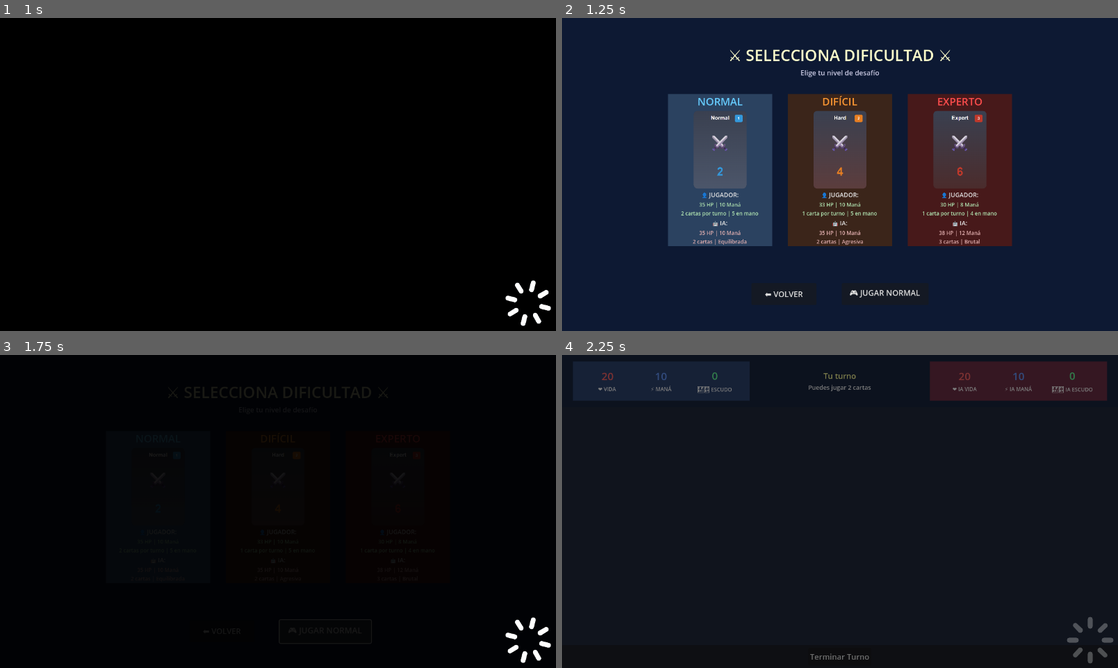
Above: before the commit, frames 1-4 (two rows, left to right).
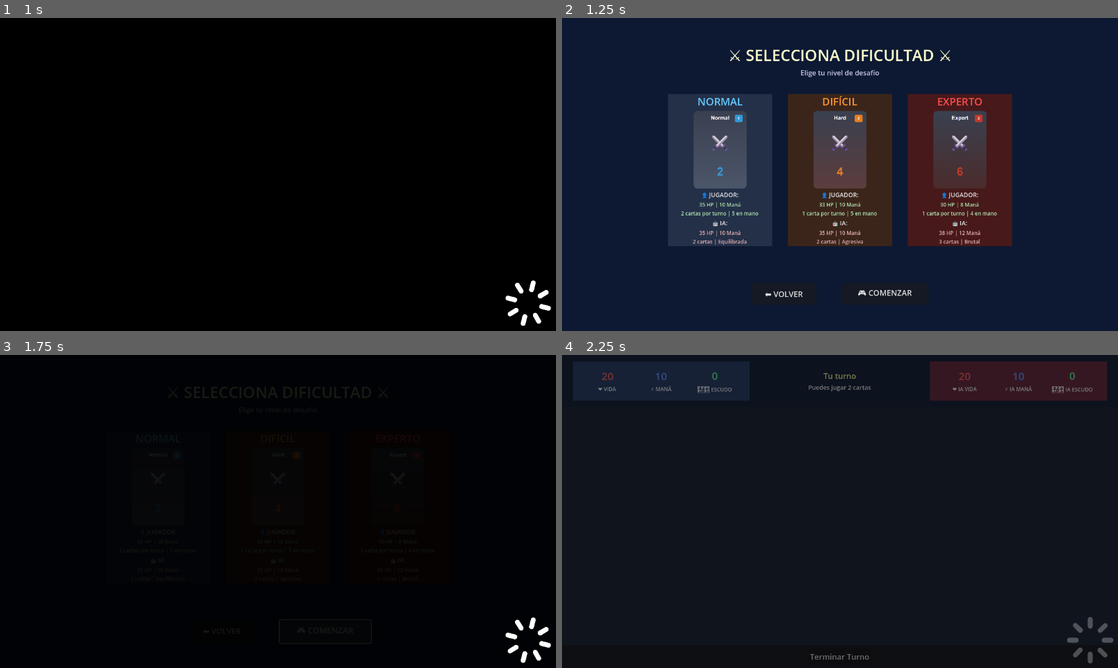
Above: after the commit, the same moments.

Repository: lextrack/Cards
Game: Godot game, scene res://scenes/MainMenu.tscn
The game is run twice, just before and just after one commit, with the same random seed, the same clock (stepped at 60 frames per second) and the same inputs.
Inputs (mouse positions are in pixels of both pictures, inside the frame that each line leads up to):
- Up to frame 1 (1 s): click "COMENZAR PARTIDA" at 0.5 s
- Up to frame 2 (1.25 s): no input
- Up to frame 3 (1.75 s): click "🎮 JUGAR NORMAL" (after the commit: "🎮 COMENZAR") at 1.25 s
- Up to frame 4 (2.25 s): tap Enter (ui_accept) at 2 s; move the mouse to (962, 495) at 2.02 s; hold Right (ui_right) from 2.03 s (still down); hold Enter (ui_accept) from 2.03 s (still down); click (962, 495) at 2.17 s

Frame 1 is identical in both runs. In frame 2, 0.2% of the frame differs, in the area x 51-65%, y 86-90%; in frame 3, less than 0.1%; in frame 4, nothing differs.

Commit message:
the bug that occur when you navigate through the cards in difficult scene was solved

Diff:
--- a/scenes/DifficultyMenu.tscn
+++ b/scenes/DifficultyMenu.tscn
@@ -83,6 +83,7 @@
 custom_minimum_size = Vector2(240, 350)
 layout_mode = 2
 size_flags_horizontal = 4
+focus_mode = 2
 
 [node name="NormalCardBG" type="ColorRect" parent="MenuContainer/DifficultyContainer/NormalContainer/NormalCard"]
 layout_mode = 1
@@ -153,14 +154,6 @@
 2 cartas | Equilibrada"
 horizontal_alignment = 1
 
-[node name="NormalButton" type="Button" parent="MenuContainer/DifficultyContainer/NormalContainer"]
-visible = false
-custom_minimum_size = Vector2(240, 50)
-layout_mode = 2
-size_flags_horizontal = 4
-theme_override_font_sizes/font_size = 18
-text = "🎮 SELECCIONAR"
-
 [node name="Spacer2" type="Control" parent="MenuContainer/DifficultyContainer"]
 custom_minimum_size = Vector2(20, 0)
 layout_mode = 2
@@ -173,6 +166,7 @@
 custom_minimum_size = Vector2(240, 350)
 layout_mode = 2
 size_flags_horizontal = 4
+focus_mode = 2
 
 [node name="HardCardBG" type="ColorRect" parent="MenuContainer/DifficultyContainer/HardContainer/HardCard"]
 layout_mode = 1
@@ -243,14 +237,6 @@
 2 cartas | Agresiva"
 horizontal_alignment = 1
 
-[node name="HardButton" type="Button" parent="MenuContainer/DifficultyContainer/HardContainer"]
-visible = false
-custom_minimum_size = Vector2(240, 50)
-layout_mode = 2
-size_flags_horizontal = 4
-theme_override_font_sizes/font_size = 18
-text = "🎮 SELECCIONAR"
-
 [node name="Spacer3" type="Control" parent="MenuContainer/DifficultyContainer"]
 custom_minimum_size = Vector2(20, 0)
 layout_mode = 2
@@ -263,6 +249,7 @@
 custom_minimum_size = Vector2(240, 350)
 layout_mode = 2
 size_flags_horizontal = 4
+focus_mode = 2
 
 [node name="ExpertCardBG" type="ColorRect" parent="MenuContainer/DifficultyContainer/ExpertContainer/ExpertCard"]
 layout_mode = 1
@@ -333,14 +320,6 @@
 3 cartas | Brutal"
 horizontal_alignment = 1
 
-[node name="ExpertButton" type="Button" parent="MenuContainer/DifficultyContainer/ExpertContainer"]
-visible = false
-custom_minimum_size = Vector2(240, 50)
-layout_mode = 2
-size_flags_horizontal = 4
-theme_override_font_sizes/font_size = 18
-text = "🎮 SELECCIONAR"
-
 [node name="ButtonsContainer" type="HBoxContainer" parent="MenuContainer"]
 layout_mode = 2
 size_flags_vertical = 0
--- a/scripts/DifficultyMenu.gd
+++ b/scripts/DifficultyMenu.gd
@@ -8,9 +8,6 @@
 @onready var hard_bg = $MenuContainer/DifficultyContainer/HardContainer/HardCard/HardCardBG
 @onready var expert_bg = $MenuContainer/DifficultyContainer/ExpertContainer/ExpertCard/ExpertCardBG
 
-@onready var normal_button = $MenuContainer/DifficultyContainer/NormalContainer/NormalButton
-@onready var hard_button = $MenuContainer/DifficultyContainer/HardContainer/HardButton
-@onready var expert_button = $MenuContainer/DifficultyContainer/ExpertContainer/ExpertButton
 @onready var back_button = $MenuContainer/ButtonsContainer/BackButton
 @onready var start_button = $MenuContainer/ButtonsContainer/StartButton
 
@@ -46,7 +43,7 @@
 
 	select_difficulty("normal")
 
-	normal_button.grab_focus()
+	normal_card.grab_focus()
 
 func handle_scene_entrance():
 	await get_tree().process_frame
@@ -98,9 +95,26 @@
 	tween.tween_property(expert_card, "modulate:a", 1.0, 0.4)
 
 func setup_cards():
+	# Configurar el sistema de foco
+	normal_card.focus_mode = Control.FOCUS_ALL
+	hard_card.focus_mode = Control.FOCUS_ALL
+	expert_card.focus_mode = Control.FOCUS_ALL
+
+	# Configurar la navegación entre tarjetas
+	normal_card.focus_neighbor_right = hard_card.get_path()
+	hard_card.focus_neighbor_left = normal_card.get_path()
+	hard_card.focus_neighbor_right = expert_card.get_path()
+	expert_card.focus_neighbor_left = hard_card.get_path()
+
+	# Configurar navegación vertical
+	normal_card.focus_neighbor_bottom = start_button.get_path()
+	hard_card.focus_neighbor_bottom = start_button.get_path()
+	expert_card.focus_neighbor_bottom = start_button.get_path()
+
 	normal_card.gui_input.connect(_on_card_input.bind("normal"))
 	hard_card.gui_input.connect(_on_card_input.bind("hard"))
 	expert_card.gui_input.connect(_on_card_input.bind("expert"))
+
 	normal_card.mouse_entered.connect(_on_card_hover.bind("normal"))
 	normal_card.mouse_exited.connect(_on_card_unhover.bind("normal"))
 	hard_card.mouse_entered.connect(_on_card_hover.bind("hard"))
@@ -108,15 +122,23 @@
 	expert_card.mouse_entered.connect(_on_card_hover.bind("expert"))
 	expert_card.mouse_exited.connect(_on_card_unhover.bind("expert"))
 
+	normal_card.focus_entered.connect(_on_card_focus.bind("normal"))
+	hard_card.focus_entered.connect(_on_card_focus.bind("hard"))
+	expert_card.focus_entered.connect(_on_card_focus.bind("expert"))
+
 func setup_buttons():
-	normal_button.pressed.connect(_on_difficulty_selected.bind("normal"))
-	hard_button.pressed.connect(_on_difficulty_selected.bind("hard"))
-	expert_button.pressed.connect(_on_difficulty_selected.bind("expert"))
-
 	back_button.pressed.connect(_on_back_pressed)
 	start_button.pressed.connect(_on_start_pressed)
 
-	var all_buttons = [normal_button, hard_button, expert_button, back_button, start_button]
+	# Configurar navegación de botones
+	back_button.focus_neighbor_right = start_button.get_path()
+	start_button.focus_neighbor_left = back_button.get_path()
+
+	# Conectar con las tarjetas
+	back_button.focus_neighbor_top = normal_card.get_path()
+	start_button.focus_neighbor_top = hard_card.get_path()
+
+	var all_buttons = [back_button, start_button]
 
 	for button in all_buttons:
 		button.mouse_entered.connect(_on_button_hover.bind(button))
@@ -151,6 +173,10 @@
 	if card_bg:
 		var tween = create_tween()
 		tween.tween_property(card_bg, "color", colors.normal, 0.2)
+
+func _on_card_focus(difficulty: String):
+	play_hover_sound()
+	select_difficulty(difficulty)
 
 func get_card_bg(difficulty: String) -> ColorRect:
 	match difficulty:
@@ -178,11 +204,14 @@
 	if is_transitioning:
 		return
 
+	select_difficulty(difficulty)
+
+func select_difficulty(difficulty: String):
+	if selected_difficulty == difficulty:
+		return
+
+	selected_difficulty = difficulty
 	play_ui_sound("select")
-	select_difficulty(difficulty)
-
-func select_difficulty(difficulty: String):
-	selected_difficulty = difficulty
 
 	update_card_colors("normal")
 	update_card_colors("hard")
@@ -279,8 +308,6 @@
 			pass
 
 func play_hover_sound():
-	# hover_player.stream = preload("res://audio/ui/hover.wav")
-	# hover_player.play()
 	pass
 
 func _input(event):
@@ -290,43 +317,9 @@
 	if event.is_action_pressed("ui_cancel"):
 		_on_back_pressed()
 	elif event.is_action_pressed("ui_accept"):
-		if normal_button.has_focus():
-			_on_difficulty_selected("normal")
-		elif hard_button.has_focus():
-			_on_difficulty_selected("hard")
-		elif expert_button.has_focus():
-			_on_difficulty_selected("expert")
+		if normal_card.has_focus() or hard_card.has_focus() or expert_card.has_focus():
+			_on_start_pressed()
 		elif start_button.has_focus():
 			_on_start_pressed()
 		elif back_button.has_focus():
 			_on_back_pressed()
-	elif event.is_action_pressed("ui_left"):
-		if hard_button.has_focus():
-			normal_button.grab_focus()
-		elif expert_button.has_focus():
-			hard_button.grab_focus()
-	elif event.is_action_pressed("ui_right"):
-		if normal_button.has_focus():
-			hard_button.grab_focus()
-		elif hard_button.has_focus():
-			expert_button.grab_focus()
-	elif event.is_action_pressed("ui_up"):
-		if start_button.has_focus():
-			match selected_difficulty:
-				"normal":
-					normal_button.grab_focus()
-				"hard":
-					hard_button.grab_focus()
-				"expert":
-					expert_button.grab_focus()
-		elif back_button.has_focus():
-			match selected_difficulty:
-				"normal":
-					normal_button.grab_focus()
-				"hard":
-					hard_button.grab_focus()
-				"expert":
-					expert_button.grab_focus()
-	elif event.is_action_pressed("ui_down"):
-		if normal_button.has_focus() or hard_button.has_focus() or expert_button.has_focus():
-			start_button.grab_focus()
